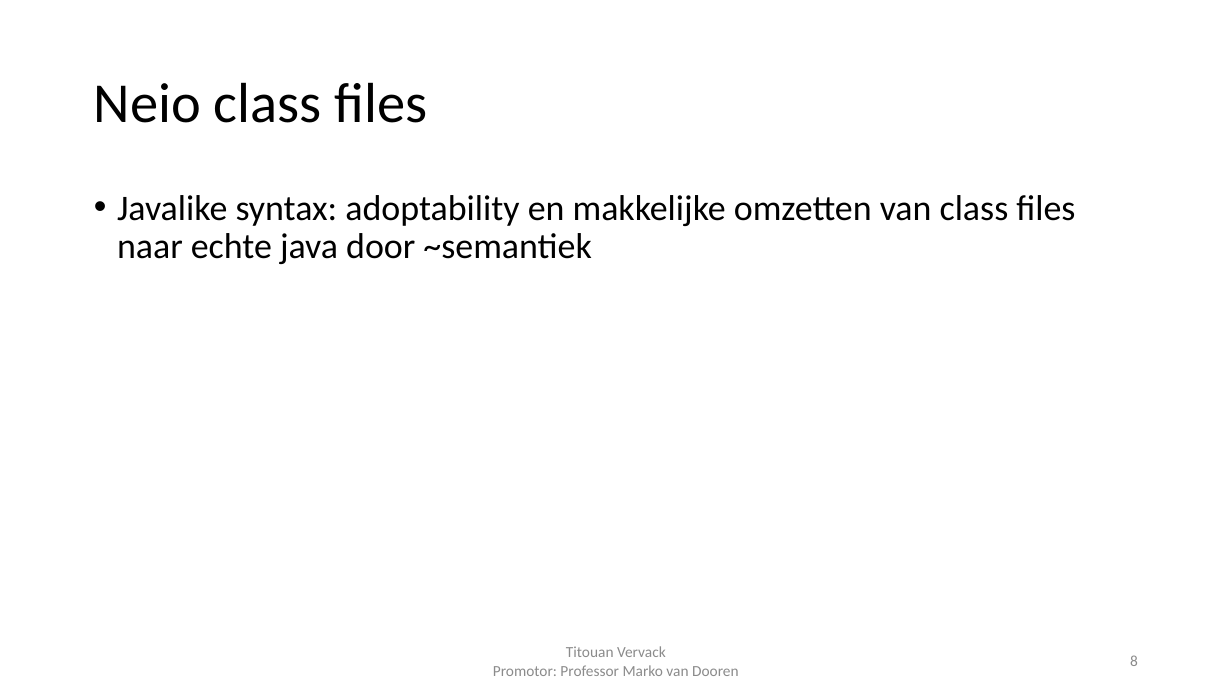
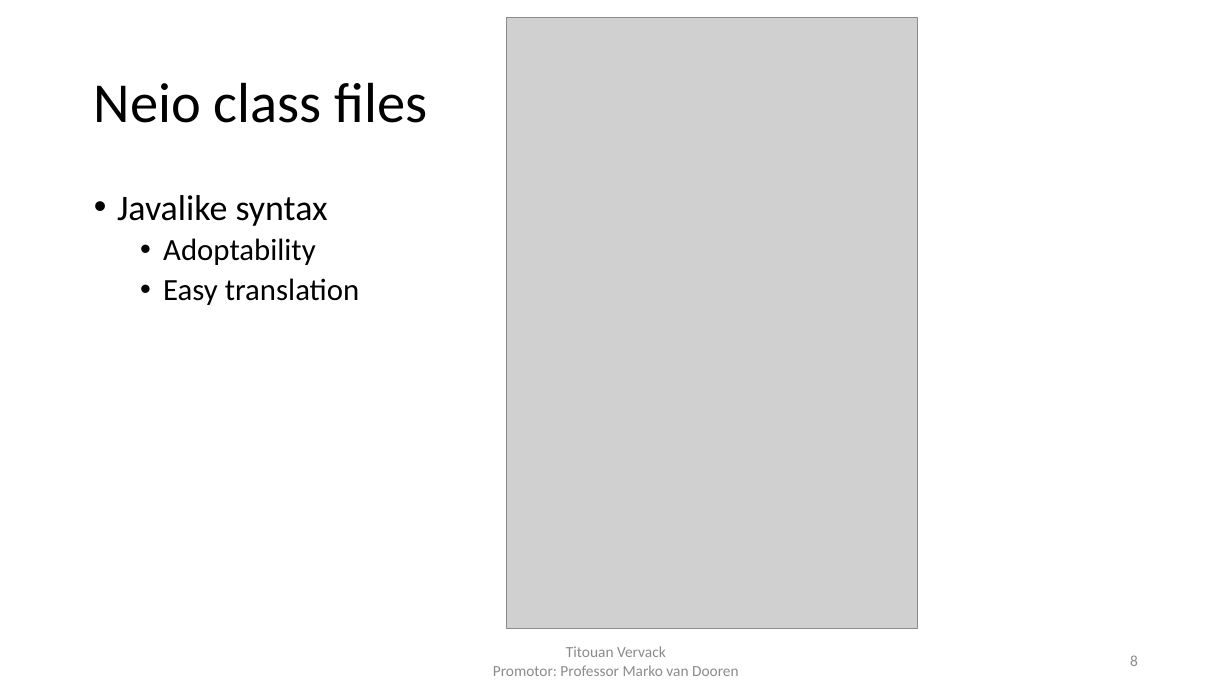
Before and after one commit to FlashYoshi/neio, a slide deck: slide 8 of Intermediate Presentation.pptx. Drawn at 1232x693 pixels with LibreOffice and Linux fonts; fonts in the diff are those of the drawing; grey boxes stand for pictures. Boxes give left, top, right and bottom in pixels: in the first picture for what was removed or moved away, otherwise in the second. Text is boxed around its words. In the diff, an @@ line names an element or a change of style, - is before the commit and + after.

```diff
--- a/Intermediate Presentation.pptx
+++ b/Intermediate Presentation.pptx
@@ picture added at (506, 18, 918, 628) @@
@@ text at (117, 195, 359, 305): text changed; size 28 to 24 pt @@
-• Javalike syntax: adoptability en makkelijke omzetten van class files naar echte java door ~semantiek
+• Javalike syntax
+  • Adoptability
+  • Easy translation
```
Also in this commit, not shown: 18 other slides changed, 1 slide added, 21 other files.
